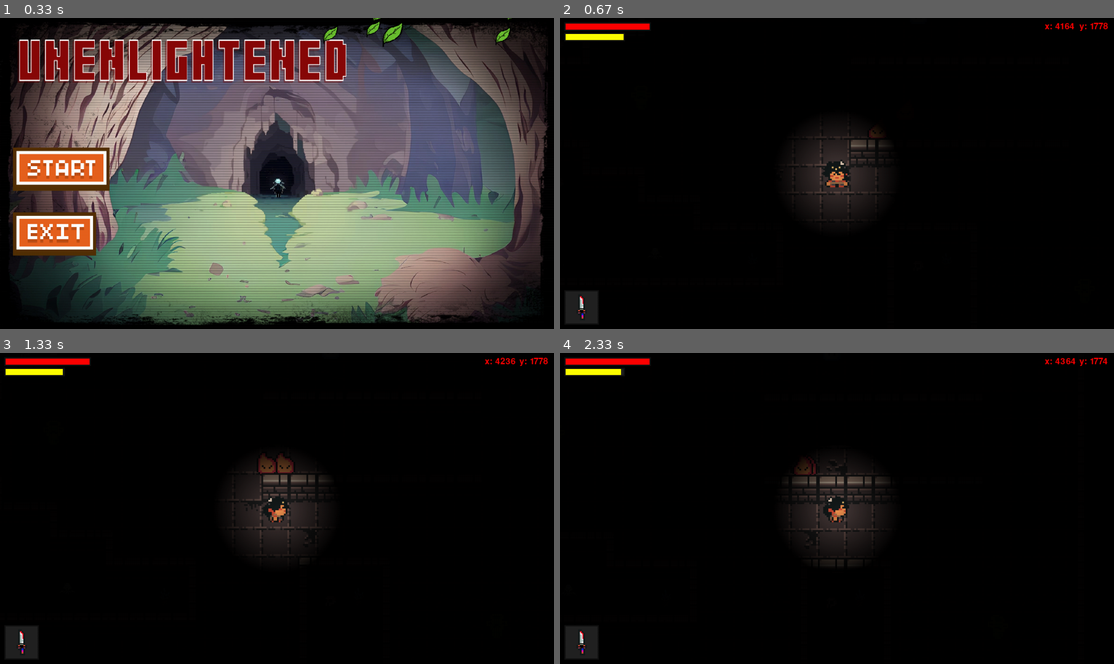
Above: before the commit, frames 1-4 (two rows, left to right).
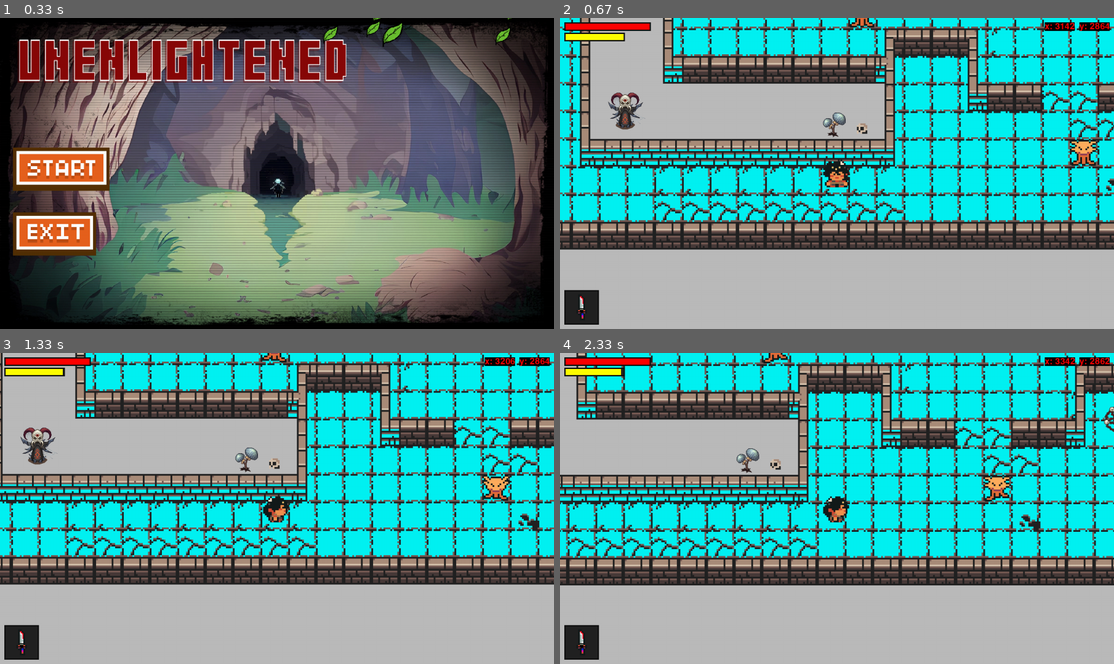
Above: after the commit, the same moments.

Repository: thebugitself/Unenlightened
Game: pygame game, started from code/main.py
The game is run twice, just before and just after one commit, with the same random seed, the same clock (stepped at 60 frames per second) and the same inputs.
Inputs (mouse positions are in pixels of both pictures, inside the frame that each line leads up to):
- Up to frame 1 (0.33 s): no input
- Up to frame 2 (0.67 s): click (620, 170) at 0.38 s
- Up to frame 3 (1.33 s): tap K at 0.67 s; hold D from 1 s (still down)
- Up to frame 4 (2.33 s): release D at 1.47 s; hold W 1.5-1.8 s; tap K at 1.65 s; hold D 1.83-2.3 s

Frame 1 is identical in both runs. In frame 2, 97% of the frame differs, in the area x 0-100%, y 0-100%; in frame 3, 97%; in frame 4, 98%.

Commit message:
pause bismillah

Diff:
--- a/code/main.py
+++ b/code/main.py
@@ -14,14 +14,14 @@
     try:
         def __init__(self):
             pygame.init()
-            self.screen = pygame.display.set_mode((Config.WIDTH, Config.HEIGTH))
+            self.screen = pygame.display.set_mode((Config.WIDTH,Config.HEIGTH))
             pygame.display.set_caption('unenlightened')
             self.clock = pygame.time.Clock()
             self.gameState = GameState('menu')
             self.Dungeon = Dungeon(self.gameState)
             self.outside = OutsideDungeon(self.gameState)
             self.IceDungeon = IceDungeon(self.gameState)
-            self.save_load_manager = SaveLoadManager(".save", "save_data")
+            self.save_load_manager = SaveLoadManager(".save","save_data")
             self.menu = Menu('menu')
             self.menu_kematian = Menu_kematian('menu_kematian')
             self.pesan = Pesan()
@@ -33,17 +33,16 @@
             self.cave_sound = pygame.mixer.Sound("../audio/caves.ogg")
 
             self.states = {
-                'Dungeon': self.Dungeon,
-                'IceDungeon': self.IceDungeon,
+                'Dungeon':self.Dungeon,
+                'IceDungeon':self.IceDungeon,
                 'menu': self.menu,
                 'menu_kematian': self.menu_kematian,
                 'outside': self.outside,
-                'menu_tamatan': self.tamat,
+                'menu_tamatan' :self.tamat,
                 'menu_pause': self.pause,
             }
 
             sound(self.main_sound, 'play')
-
 
         def run(self):
             while True:
@@ -53,7 +52,7 @@
                             self.Dungeon.save_player_location()
                             self.save = True
                         elif self.gameState.get_state() == "IceDungeon":
-                            self.save_load_manager.del_file(Config.SAVE_DUNGEON_PLAYER_POS)
+                            self.save_load_manager.del_file(Config.SAVE_DUNGEON)
                             self.IceDungeon.save_player_location()
                         pygame.quit()
                         sys.exit()
@@ -70,19 +69,18 @@
                     self.previous_state = self.gameState.get_state()
 
                 self.states[self.gameState.get_state()].run()
-
                 if self.gameState.get_state() == 'menu':
-                    if self.menu.start_button.draw(self.screen):  # Mengubah status ketika tombol start ditekan
-                        if os.path.exists('../save_data/save_dungeon_player_pos.save') and self.save:
-                            self.gameState.set_state(self.save_load_manager.load_data(Config.SAVE_DUNGEON_PLAYER_POS).split(":")[2])
-                        if not os.path.exists('../save_data/save_dungeon_player_pos.save') and os.path.exists('../save_data/save_icedungeon_player_pos.save'):
-                            self.gameState.set_state(self.save_load_manager.load_data(Config.SAVE_ICEDUNGEON_PLAYER_POS).split(":")[2])
+                    if self.menu.start_button.draw(self.screen): # Mengubah status ketika tombol start ditekan wwww
+                        if os.path.exists('../save_data/SAVE_DUNGEON.save') and self.save:
+                            self.gameState.set_state(self.save_load_manager.load_data(Config.SAVE_DUNGEON).split(":")[2])
+                        if not os.path.exists('../save_data/SAVE_DUNGEON.save') and os.path.exists('../save_data/SAVE_ICEDUNGEON.save'):
+                            self.gameState.set_state(self.save_load_manager.load_data(Config.SAVE_ICEDUNGEON).split(":")[2])
                         else:
                             self.gameState.set_state('Dungeon')
                         sound(self.main_sound, 'stop')
                         sound(self.cave_sound, 'play')
 
-                    if self.menu.exit_button.draw(self.screen):  # Keluar dari program saat tombol exit ditekan
+                    if self.menu.exit_button.draw(self.screen): # Keluar dari program saat tombol exit ditekan
                         pygame.quit()
                         sys.exit()
 
@@ -95,10 +93,12 @@
                 if self.gameState.get_state() == 'menu_kematian':
                     self.states[self.gameState.get_state()].run()
                     if self.menu_kematian.retry_button.draw(self.screen):
-                        self.gameState.set_state('Dungeon')
+                        if self.Dungeon.dimana == 'dungeon':
+                            self.gameState.set_state('Dungeon')
+                        if self.IceDungeon.dimana == 'icedungeon':
+                            self.gameState.set_state('IceDungeon')
                     if self.menu_kematian.exit_button.draw(self.screen):
                         pygame.quit()
-                        sys.exit()
 
                 if self.gameState.get_state() == 'menu_tamatan':
                     self.states[self.gameState.get_state()].run()
@@ -149,7 +149,6 @@
                 if self.gameState.get_state() == 'outside':
                     if (2091 <= self.outside.player.rect.x <= 2164) and self.outside.player.rect.y == 1298:
                         self.gameState.set_state('menu_tamatan')
-
                 pygame.display.update()
                 self.clock.tick(Config.FPS)
 
--- a/code/settings/config_settings.py
+++ b/code/settings/config_settings.py
@@ -28,5 +28,5 @@
         'raccoon': {'health': 600, 'damage': 70, 'deffend': 3, 'speed': 4, 'atk_radius': 200, 'ntc_radius': 400, 'attack_type': 'claw', 'attack_sound': '../audio/raccoon.wav'},
         'spirit': {'health': 150, 'damage': 25, 'deffend': 3, 'speed': 3, 'atk_radius': 80, 'ntc_radius': 320, 'attack_type': 'thunder', 'attack_sound': '../audio/spirit.wav'},
         'squid': {'health': 400, 'damage': 20, 'deffend': 3, 'speed': 2, 'atk_radius': 80, 'ntc_radius': 320, 'attack_type': 'slash', 'attack_sound': '../audio/zeeep.wav'},
-        'rakunmalas': {'health': 1500, 'damage': 150, 'deffend': 3, 'speed': 7, 'atk_radius': 230, 'ntc_radius': 400, 'attack_type': 'claw', 'attack_sound': '../audio/raccoon.wav'}
+        'rakunmalas': {'health': 1500, 'damage': 150, 'deffend': 3, 'speed': 7, 'atk_radius': 200, 'ntc_radius': 200, 'attack_type': 'claw', 'attack_sound': '../audio/raccoon.wav'}
     }
Binary file removed: save_data/SAVE_DUNGEON.save
Binary file added: save_data/SAVE_ICEDUNGEON.save
